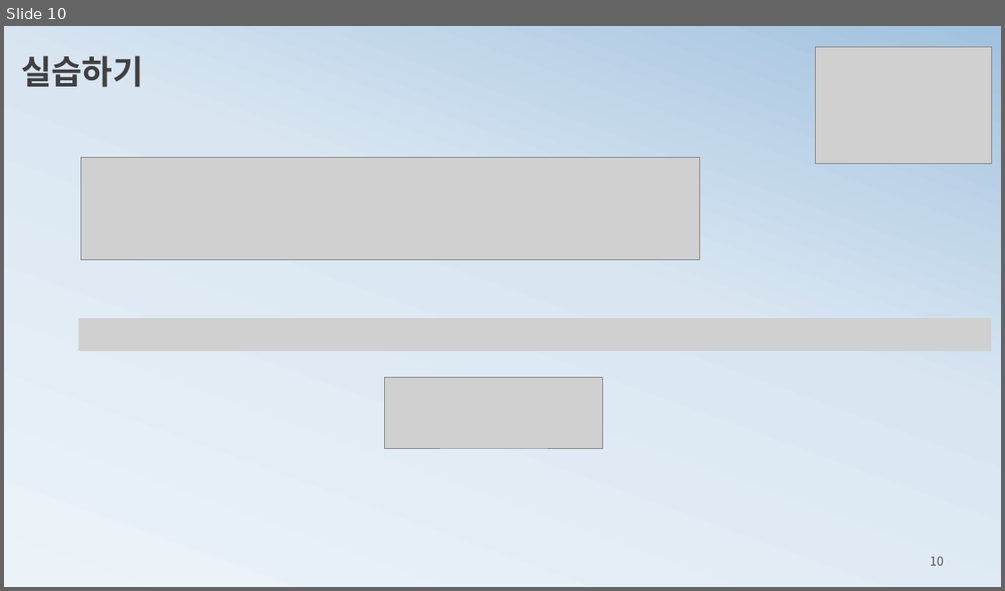
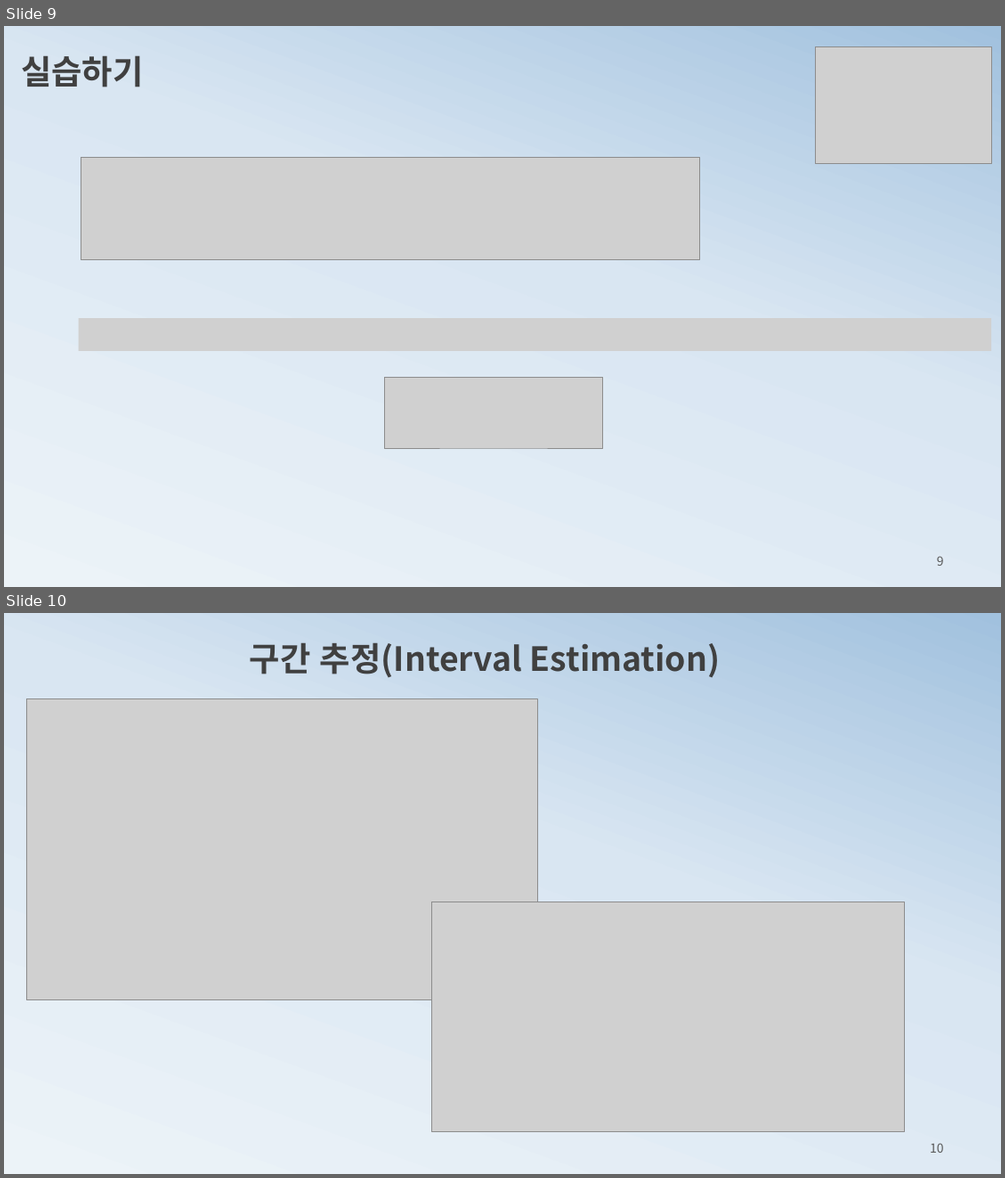
Before and after one commit to ancestor9/mathematics-for-machine-learning, a slide deck: 4_Estimation.pptx. Shown one above the other, each under a label of ours: slide 10 before the commit, slides 9 and 10 after it. The pictures are 1005x591 and 1005x1178 pixels, drawn with LibreOffice and Linux fonts; fonts in the diff are those of the drawing; grey boxes stand for pictures. Boxes give left, top, right and bottom in pixels: in the first picture for what was removed or moved away, otherwise in the second. Text is boxed around its words. In the diff, an @@ line names an element or a change of style, - is before the commit and + after.

```diff
--- a/4_Estimation.pptx
+++ b/4_Estimation.pptx
@@ slide 10 added at box(4, 613, 1001, 1174), background gradient #ECF3F8 to #D9E6F2 to #A1C1DE @@
@@ text added at box(250, 642, 720, 677), 32 pt, text #404040, bold @@
+구간 추정(Interval Estimation)
@@ picture added at box(26, 699, 537, 999) @@
@@ picture added at box(432, 901, 904, 1131) @@
@@ page number added at box(930, 1143, 944, 1152), 12 pt, text #595959 @@
+10
@@ what was slide 10 is now slide 9 @@
@@ page number at box(937, 556, 944, 565): text changed @@
-10
+9
```
Also in this commit, not shown: 2 slides changed, 4 slides removed.
